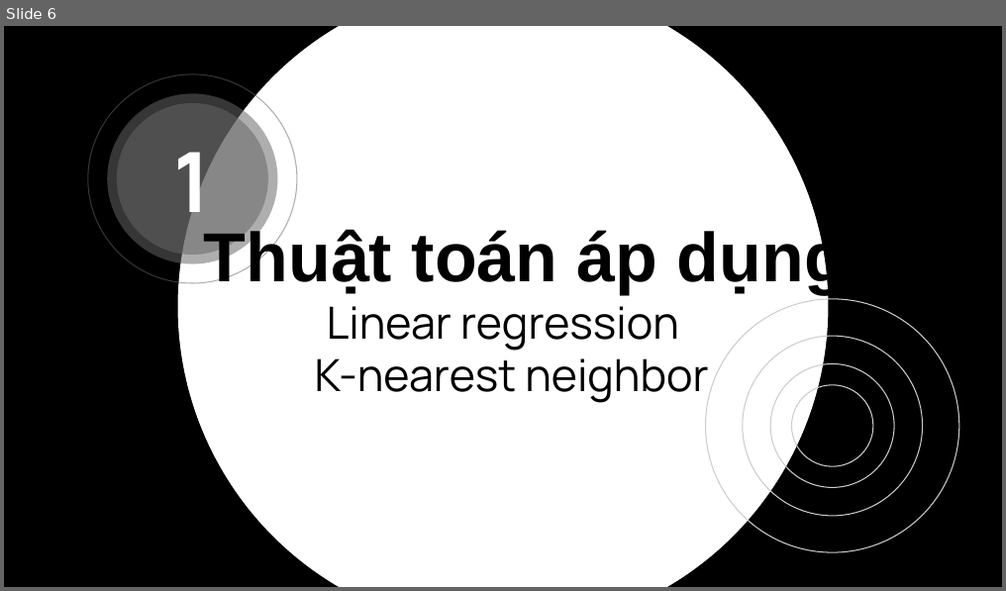
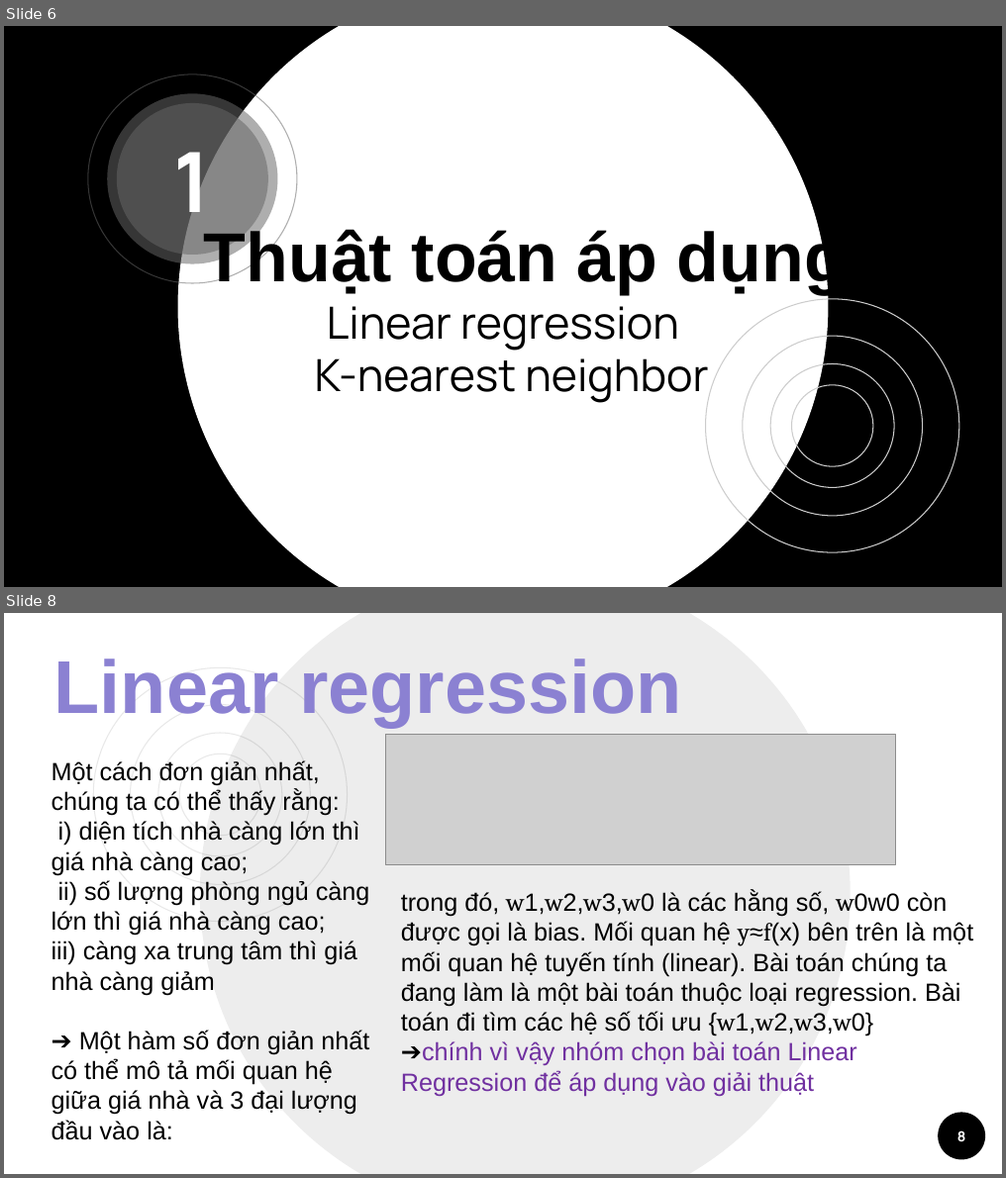
Before and after one commit to 15110141/Machine-Learning, a slide deck: MALE_GROUP_6_FINAL/ML_SLIDE.pptx. Shown one above the other, each under a label of ours: slide 6 before the commit, slides 6 and 8 after it; the slides between them are not shown. The pictures are 1006x591 and 1006x1178 pixels, drawn with LibreOffice and Linux fonts; fonts in the diff are those of the drawing; grey boxes stand for pictures. Boxes give left, top, right and bottom in pixels: in the first picture for what was removed or moved away, otherwise in the second. Text is boxed around its words. In the diff, an @@ line names an element or a change of style, - is before the commit and + after.

```diff
--- a/MALE_GROUP_6_FINAL/ML_SLIDE.pptx
+++ b/MALE_GROUP_6_FINAL/ML_SLIDE.pptx
@@ slide 8 added at (4,613,1002,1174), background #FFFFFF @@
@@ ellipse added at (200,613,850,1174), fill #000000 at 7% opacity @@
@@ text added at (54,659,681,727), 54 pt, text gradient #372D7D to #8B81D2 to #B9B3E4, bold @@
+Linear regression
@@ text added at (52,761,370,1141), 18 pt, text #000000 @@
+Một cách đơn giản nhất, chúng ta có thể thấy rằng:
+i) diện tích nhà càng lớn thì giá nhà càng cao;
+ii) số lượng phòng ngủ càng lớn thì giá nhà càng cao;
+iii) càng xa trung tâm thì giá nhà càng giảm
+➔ Một hàm số đơn giản nhất có thể mô tả mối quan hệ giữa giá nhà và 3 đại lượng đầu vào là:
@@ group added at (94,667,348,921): 4 ellipses @@
@@ picture added at (386,735,895,865) @@
@@ text added at (401,891,973,1096), 18 pt, text #000000 @@
+trong đó, w1,w2,w3,w0 là các hằng số, w0w0 còn được gọi là bias. Mối quan hệ y≈f(x) bên trên là một mối quan hệ tuyến tính (linear). Bài toán chúng ta đang làm là một bài toán thuộc loại regression. Bài toán đi tìm các hệ số tối ưu {w1,w2,w3,w0}
+➔chính vì vậy nhóm chọn bài toán Linear Regression để áp dụng vào giải thuật
@@ ellipse added at (938,1112,986,1159), fill #000000 @@
@@ page number added at (957,1131,966,1142), 10 pt, text #FFFFFF, bold @@
+8
```
Also in this commit, not shown: 2 slides changed, 2 other slides added, 3 other files.
